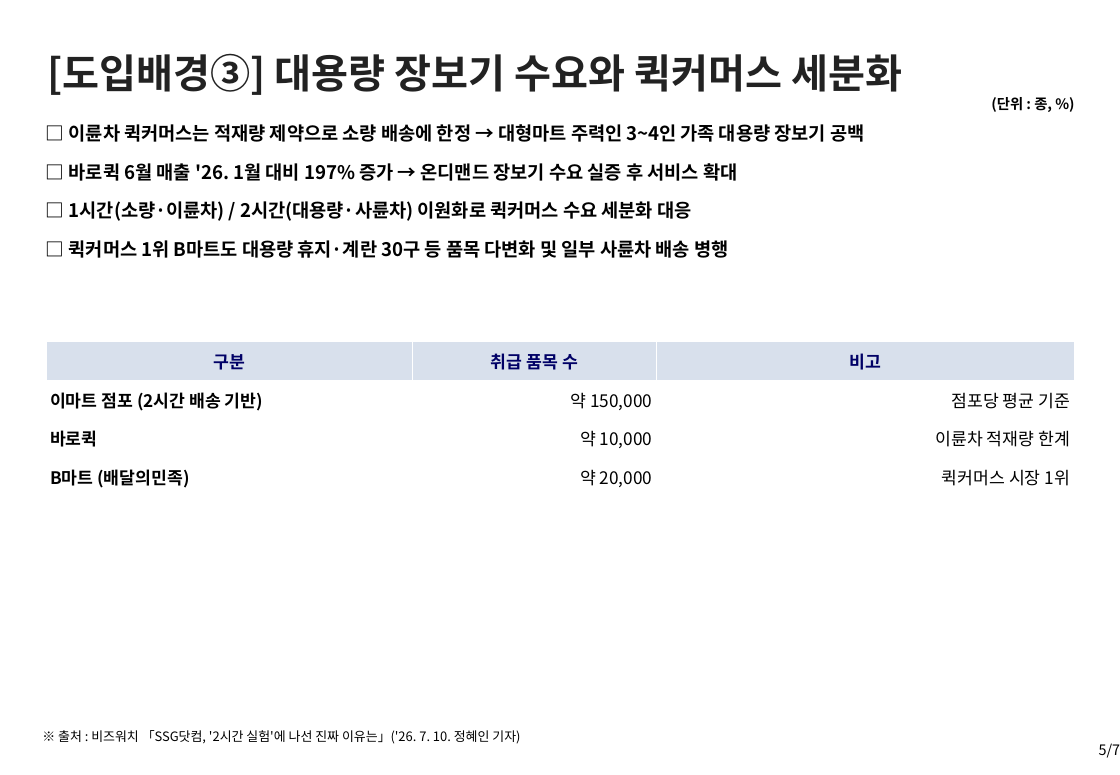
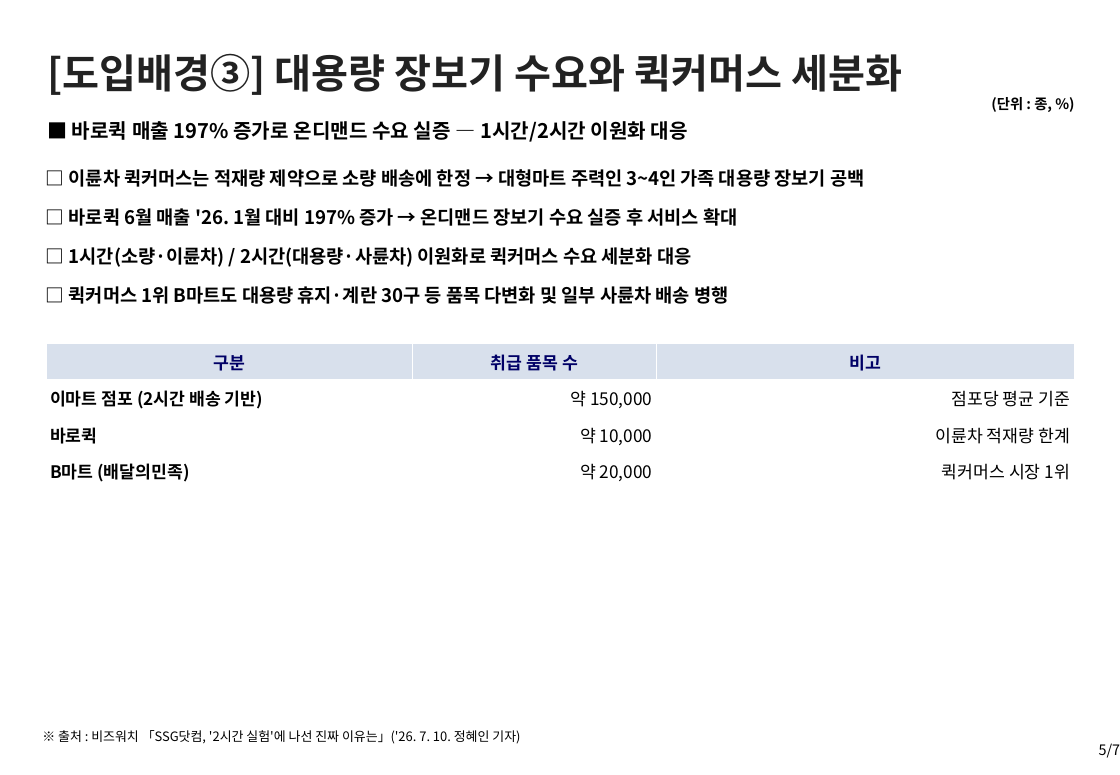
Before and after one commit to avoseed/web1, a slide deck: slide 5 of reports/ssg-delivery-report.pptx. Drawn at 1120x775 pixels with LibreOffice and Linux fonts; fonts in the diff are those of the drawing. Boxes give left, top, right and bottom in pixels: in the first picture for what was removed or moved away, otherwise in the second. Text is boxed around its words. In the diff, an @@ line names an element or a change of style, - is before the commit and + after.

```diff
--- a/reports/ssg-delivery-report.pptx
+++ b/reports/ssg-delivery-report.pptx
@@ text added at box(72, 121, 688, 142), 14 pt, text #000000, bold @@
+■ 바로퀵 매출 197% 증가로 온디맨드 수요 실증 — 1시간/2시간 이원화 대응
@@ 4 texts: place and size @@
-4 texts at box(69, 124, 864, 258)
+4 texts at box(69, 169, 864, 304)
@@ table: place and size @@
-table at box(46, 342, 1073, 497)
+table at box(46, 343, 1073, 490)
```
Also in this commit, not shown: 3 other slides changed, 1 other file.
